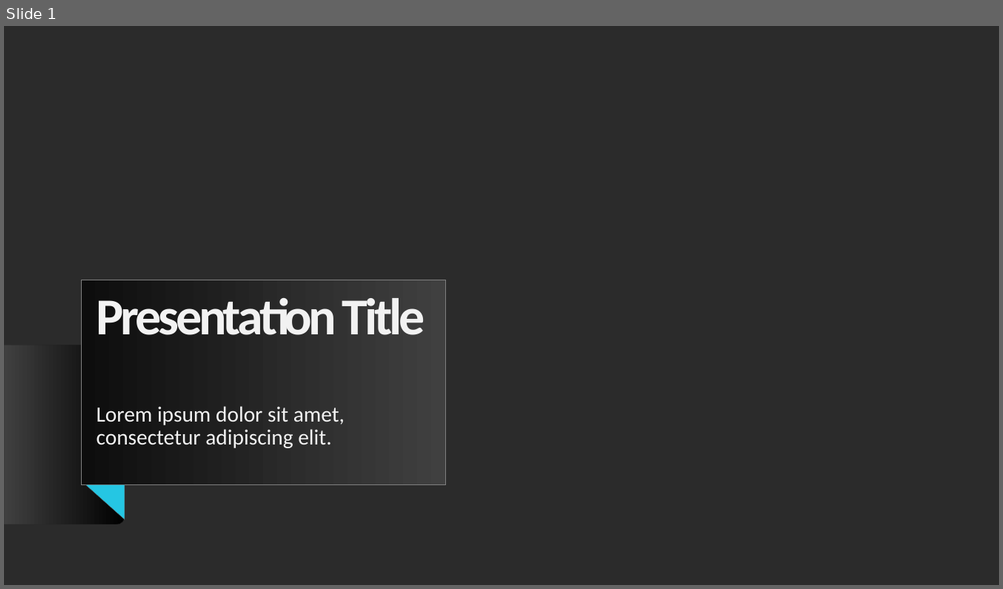
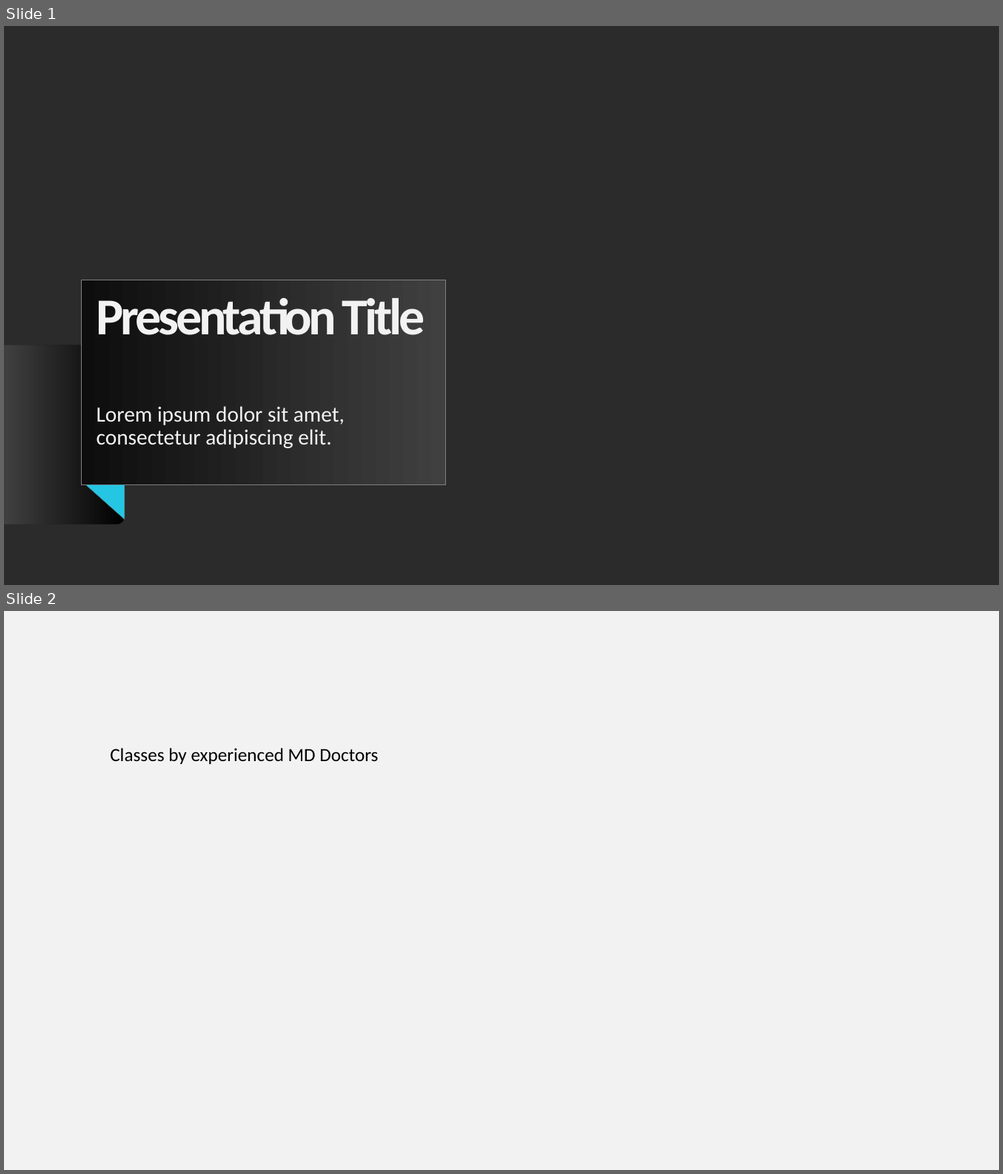
Before and after one commit to accuit/IqHealth, a slide deck: IqHealth/Docs/HealthIQ-3.pptx. Shown one above the other, each under a label of ours: slide 1 before the commit, slides 1 and 2 after it. The pictures are 1003x589 and 1003x1174 pixels, drawn with LibreOffice and Linux fonts; fonts in the diff are those of the drawing; background and template pictures are left out; a plain dark background stands for a picture behind light text. Boxes give left, top, right and bottom in pixels: in the first picture for what was removed or moved away, otherwise in the second. Text is boxed around its words. In the diff, an @@ line names an element or a change of style, - is before the commit and + after.

```diff
--- a/IqHealth/Docs/HealthIQ-3.pptx
+++ b/IqHealth/Docs/HealthIQ-3.pptx
@@ slide 2 added at [4, 611, 999, 1170], background #F2F2F2 @@
@@ text added at [110, 748, 378, 764], 18 pt, text #000000 @@
+Classes by experienced MD Doctors
```
Also in this commit, not shown: 3 other slides added.
